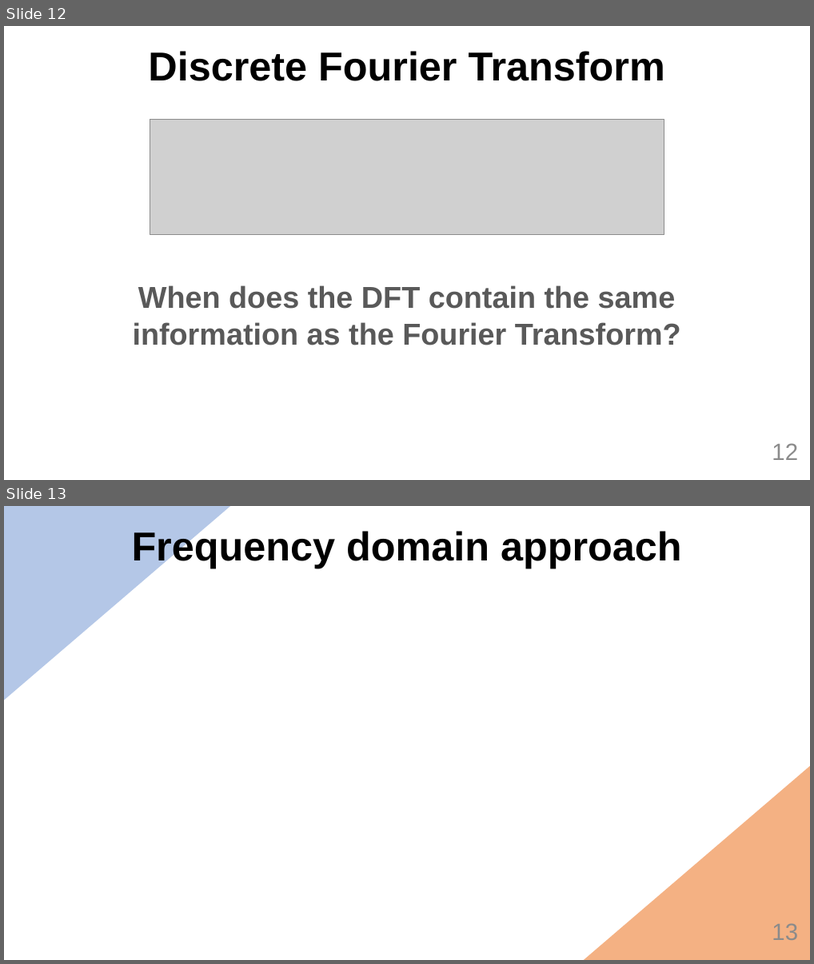
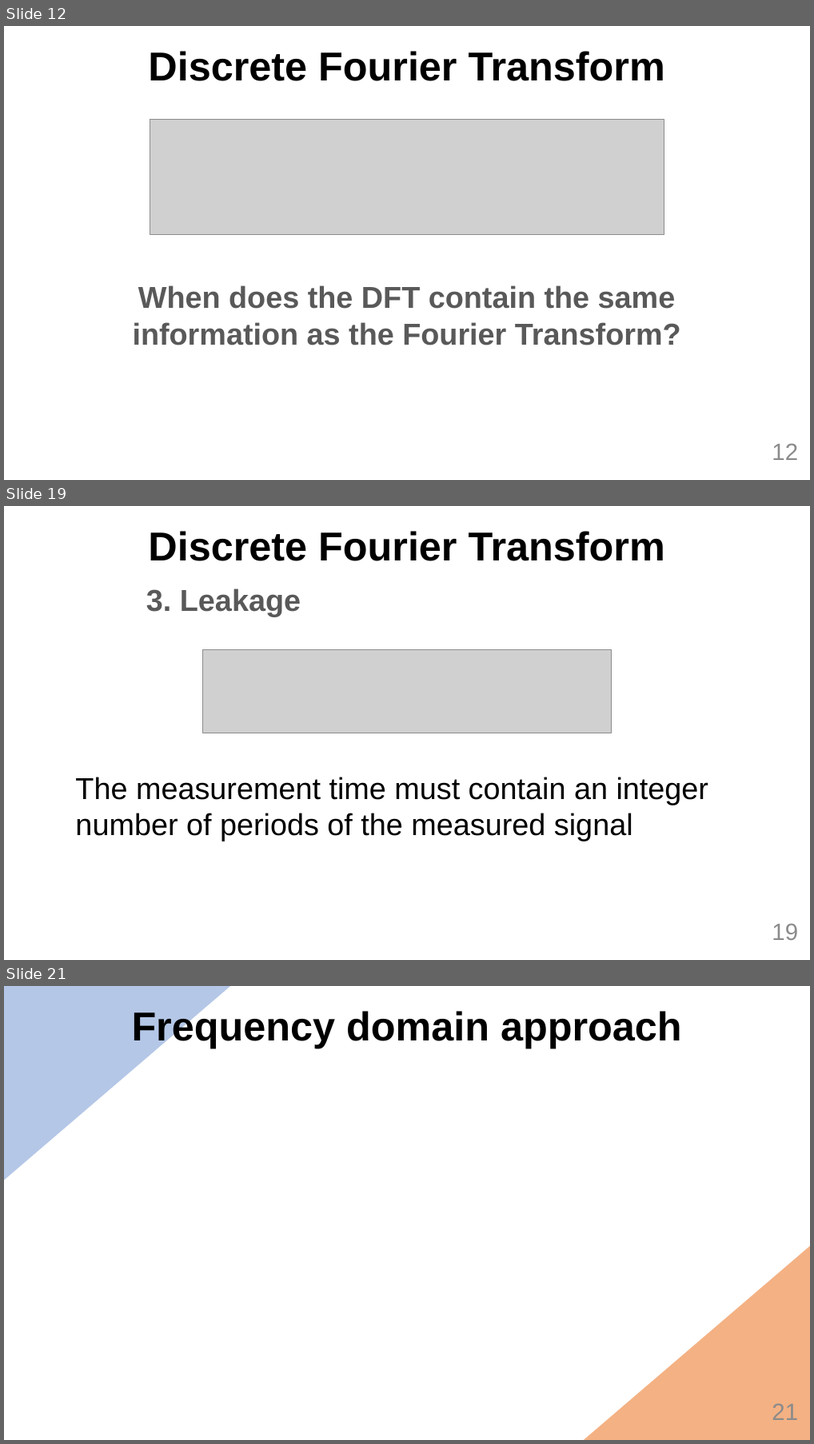
Before and after one commit to MarcBerneman/Master-thesis, a slide deck: Presentation/Thesis.pptx. Shown one above the other, each under a label of ours: slides 12 and 13 before the commit, slides 12, 19 and 21 after it; the slides between them are not shown. The pictures are 814x964 and 814x1444 pixels, drawn with LibreOffice and Linux fonts; fonts in the diff are those of the drawing; grey boxes stand for pictures; background and template pictures are left out. Boxes give left, top, right and bottom in pixels: in the first picture for what was removed or moved away, otherwise in the second. Text is boxed around its words. In the diff, an @@ line names an element or a change of style, - is before the commit and + after.

```diff
--- a/Presentation/Thesis.pptx
+++ b/Presentation/Thesis.pptx
@@ slide 19 added at (4, 506, 810, 960), background #FFFFFF @@
@@ text added at (148, 531, 666, 561), 48 pt, text #000000, bold @@
+Discrete Fourier Transform
@@ text added at (146, 588, 301, 616), 36 pt, text #595959, bold @@
+3. Leakage
@@ picture added at (203, 649, 611, 733) @@
@@ text added at (75, 776, 710, 840), 36 pt, text #000000 @@
+The measurement time must contain an integer number of periods of the measured signal
@@ page number added at (772, 923, 798, 940), 28 pt, text #8C8C8C @@
+19
@@ what was slide 13 is now slide 21 @@
@@ page number at (772, 1403, 798, 1420): text changed @@
-13
+21
```
Also in this commit, not shown: 1 slide changed, 7 other slides added, 10 other files.
